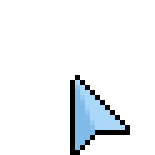
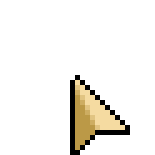
Revision of a layered 155x155 image; what changed, layer by layer:
removed layer "Layer 7" over left=75, top=80, right=125, bottom=130
removed layer "Layer 6" over left=75, top=80, right=125, bottom=150
added group "Group 1" with 2 layers above "Background" over left=75, top=80, right=125, bottom=150
added layer "Layer 8" in group "Group 1" over left=75, top=80, right=125, bottom=135
added layer "Layer 9" in group "Group 1" over left=75, top=80, right=105, bottom=150
